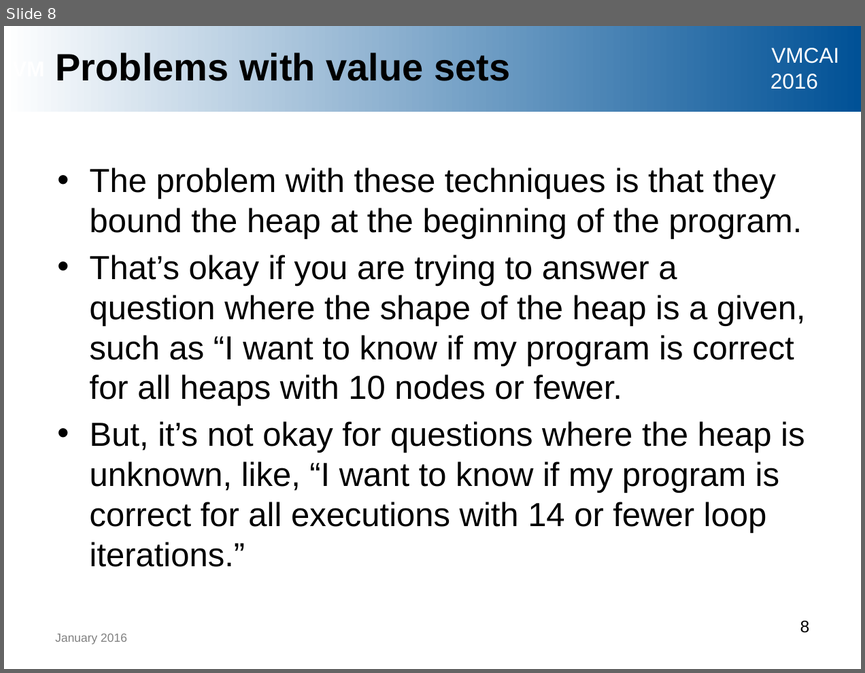
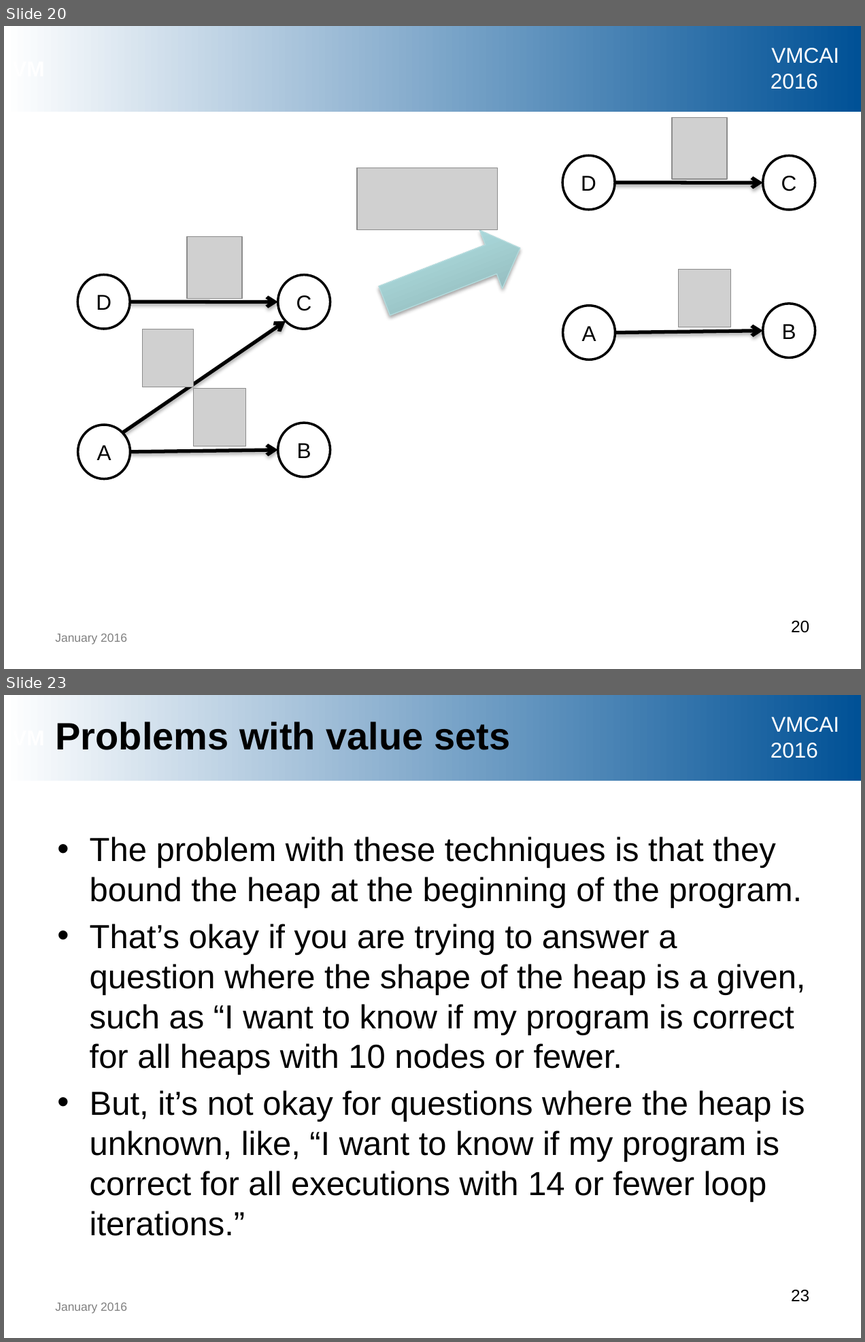
Before and after one commit to ericmercer/uber-lazy, a slide deck: vmcai-2016-slides/vmcai_presentation.pptx. Shown one above the other, each under a label of ours: slide 8 before the commit, slides 20 and 23 after it; the slides between them are not shown. The pictures are 865x673 and 865x1342 pixels, drawn with LibreOffice and Linux fonts; fonts in the diff are those of the drawing; grey boxes stand for pictures; background and template pictures are left out. Boxes give left, top, right and bottom in pixels: in the first picture for what was removed or moved away, otherwise in the second. Text is boxed around its words. In the diff, an @@ line names an element or a change of style, - is before the commit and + after.

```diff
--- a/vmcai-2016-slides/vmcai_presentation.pptx
+++ b/vmcai-2016-slides/vmcai_presentation.pptx
@@ slide 20 added at (x1=4, y1=26, x2=861, y2=669), background #FFFFFF; not listed: 3 template elements that a slide beside it also shows @@
@@ picture added at (x1=672, y1=118, x2=726, y2=180) @@
@@ picture added at (x1=357, y1=168, x2=498, y2=230) @@
@@ ellipse added at (x1=563, y1=155, x2=615, y2=210), fill #FFFFFF, outline #000000 2 pt, 18 pt, text #000000 @@
+D
@@ ellipse added at (x1=763, y1=155, x2=815, y2=210), fill #FFFFFF, outline #000000 2 pt, 18 pt, text #000000 @@
+C
@@ arrow added from (615, 183) to (763, 183), #000000 3 pt @@
@@ right arrow added at (x1=373, y1=218, x2=531, y2=329), fill gradient #87ABAE to #AFDEE2 to #AFE0E4, outline #B6DCDF 0.75 pt @@
@@ picture added at (x1=186, y1=237, x2=241, y2=299) @@
@@ picture added at (x1=679, y1=269, x2=730, y2=328) @@
@@ ellipse added at (x1=77, y1=274, x2=130, y2=329), fill #FFFFFF, outline #000000 2 pt, 18 pt, text #000000 @@
+D
@@ ellipse added at (x1=278, y1=274, x2=330, y2=329), fill #FFFFFF, outline #000000 2 pt, 18 pt, text #000000 @@
+C
@@ arrow added from (130, 302) to (278, 302), #000000 3 pt @@
@@ ellipse added at (x1=563, y1=305, x2=615, y2=359), fill #FFFFFF, outline #000000 2 pt, 18 pt, text #000000 @@
+A
@@ ellipse added at (x1=763, y1=303, x2=815, y2=358), fill #FFFFFF, outline #000000 2 pt, 18 pt, text #000000 @@
+B
@@ arrow added from (122, 432) to (286, 320), #000000 3 pt @@
@@ picture added at (x1=142, y1=329, x2=193, y2=386) @@
@@ arrow added from (615, 333) to (763, 330), #000000 3 pt @@
@@ picture added at (x1=193, y1=388, x2=245, y2=447) @@
@@ ellipse added at (x1=77, y1=424, x2=130, y2=478), fill #FFFFFF, outline #000000 2 pt, 18 pt, text #000000 @@
+A
@@ ellipse added at (x1=278, y1=422, x2=330, y2=477), fill #FFFFFF, outline #000000 2 pt, 18 pt, text #000000 @@
+B
@@ arrow added from (130, 452) to (278, 449), #000000 3 pt @@
@@ text added at (x1=55, y1=633, x2=127, y2=644), 10 pt, text #808080 @@
+January 2016
@@ page number added at (x1=791, y1=620, x2=809, y2=633), 14 pt, text #000000 @@
+20
@@ what was slide 8 is now slide 23 @@
@@ page number at (x1=791, y1=1289, x2=809, y2=1302): text changed @@
-8
+23
```
Also in this commit, not shown: 6 slides changed, 14 other slides added.
